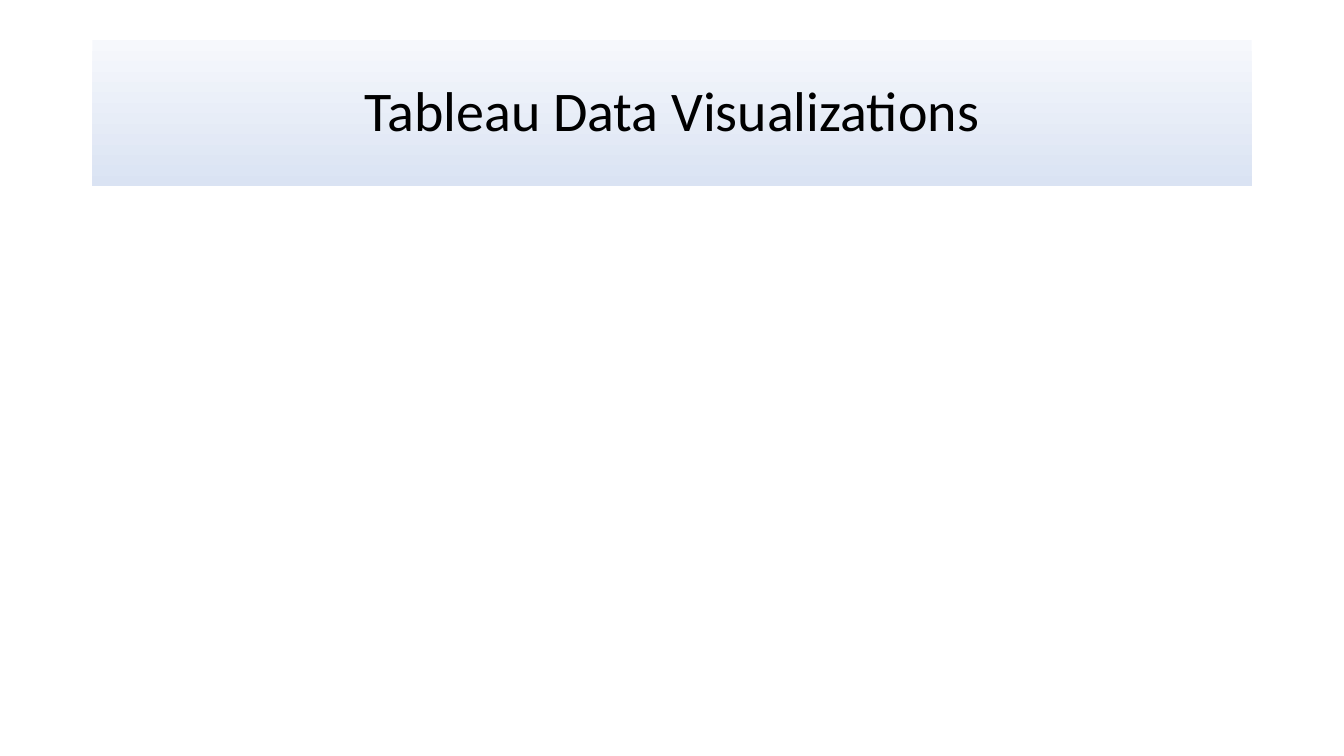
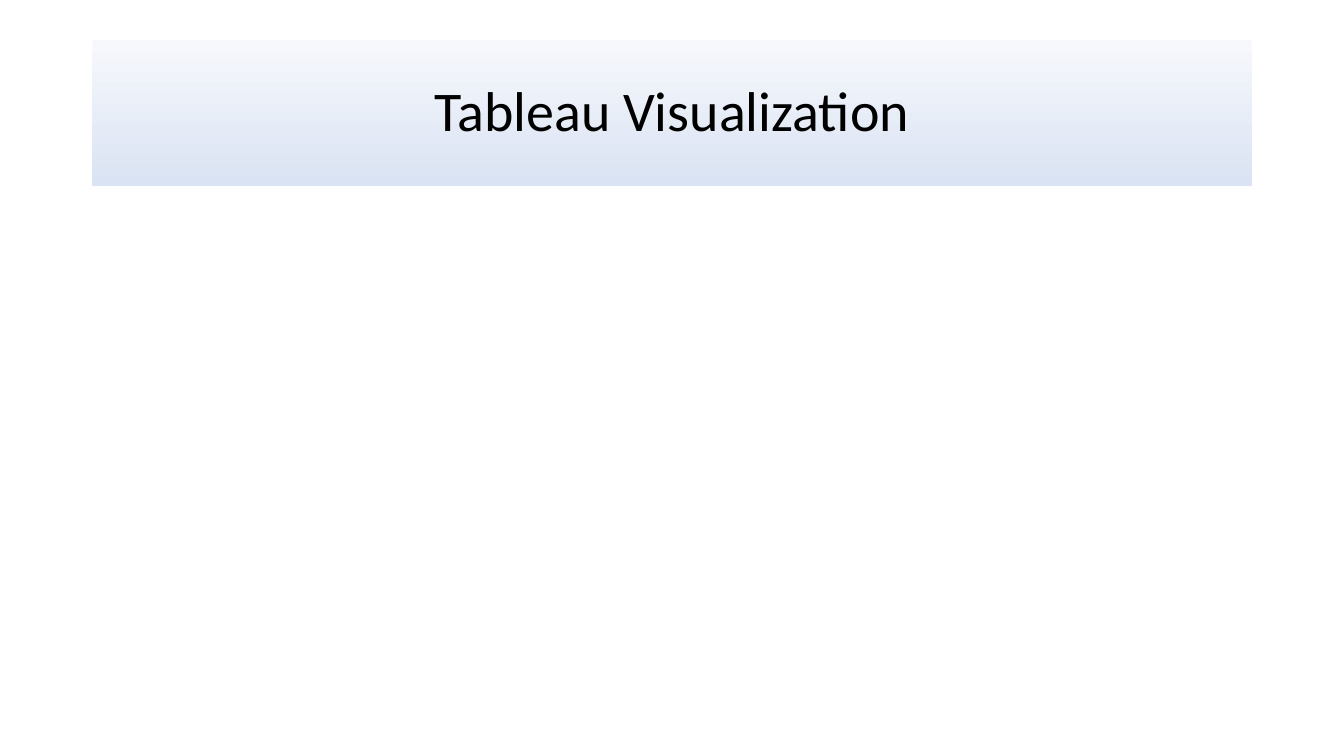
Before and after one commit to uzmabb182/Data602_Assignments, a slide deck: slide 10 of Final_Project_Data_602/Presentation_Data_602.pptx. Drawn at 1344x756 pixels with LibreOffice and Linux fonts; fonts in the diff are those of the drawing. Boxes give left, top, right and bottom in pixels: in the first picture for what was removed or moved away, otherwise in the second. Text is boxed around its words. In the diff, an @@ line names an element or a change of style, - is before the commit and + after.

```diff
--- a/Final_Project_Data_602/Presentation_Data_602.pptx
+++ b/Final_Project_Data_602/Presentation_Data_602.pptx
@@ title at (435,92,909,132): text changed @@
-Tableau Data Visualizations
+Tableau Visualization
```
Also in this commit, not shown: 3 other slides changed, 3 slides added, 1 slide removed, 2 other files.
